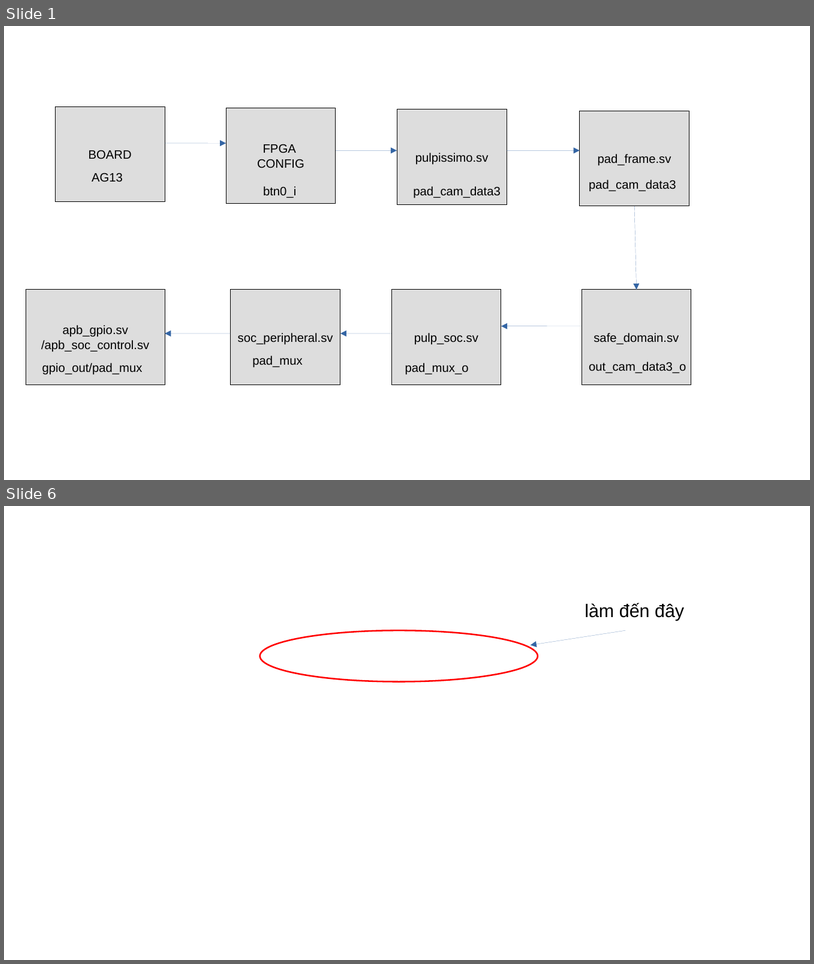
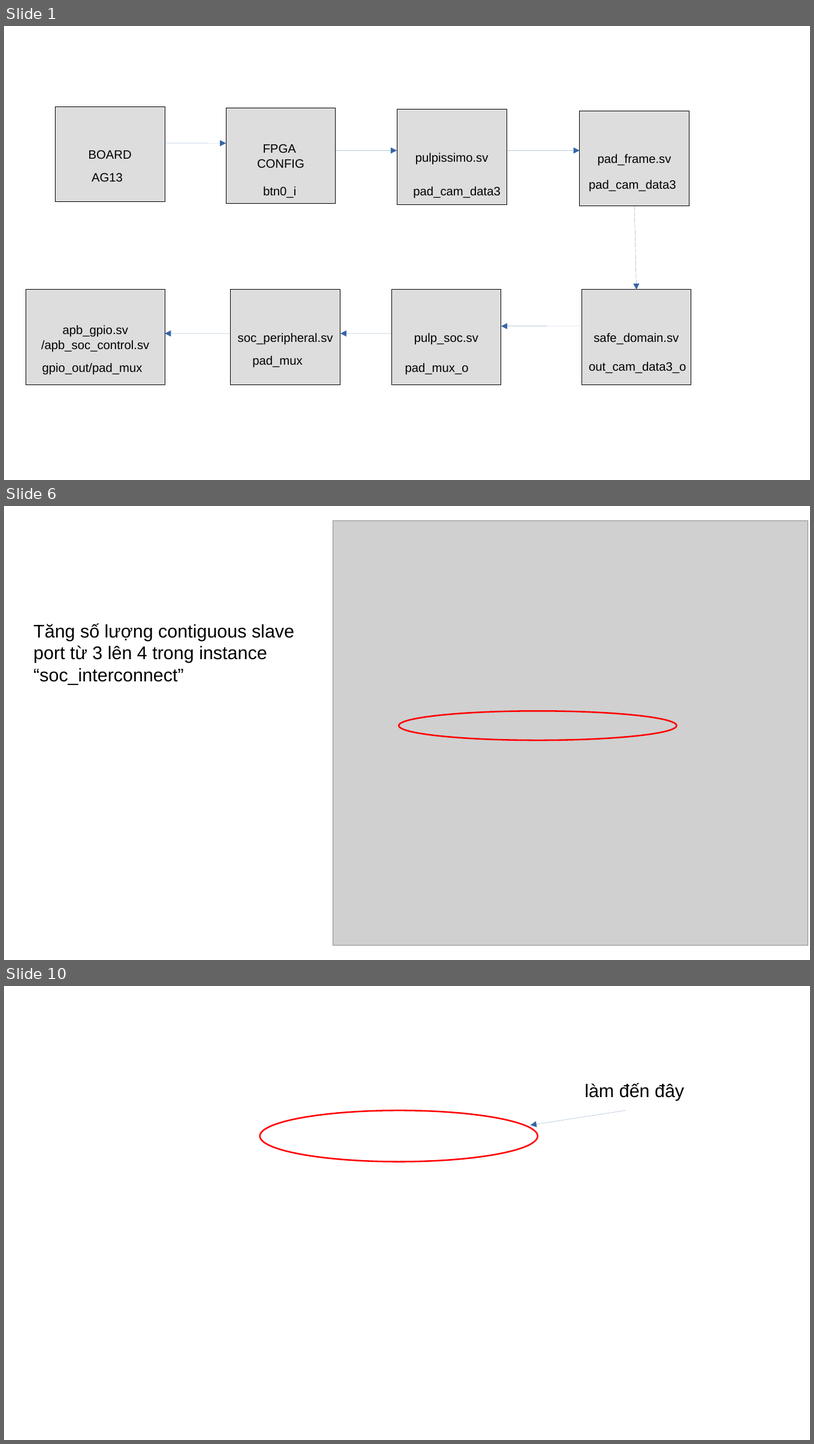
Before and after one commit to nguyendaithien/PULPISSIMO_DOCUMENT, a slide deck: PULP_GAN_CHAN.odp. Shown one above the other, each under a label of ours: slides 1 and 6 before the commit, slides 1, 6 and 10 after it; the slides between them are not shown. The pictures are 814x964 and 814x1444 pixels, drawn with LibreOffice and Linux fonts; fonts in the diff are those of the drawing; grey boxes stand for pictures; background and template pictures are left out. Boxes give left, top, right and bottom in pixels: in the first picture for what was removed or moved away, otherwise in the second. Text is boxed around its words. In the diff, an @@ line names an element or a change of style, - is before the commit and + after.

```diff
--- a/PULP_GAN_CHAN.odp
+++ b/PULP_GAN_CHAN.odp
@@ slide 6 added at <box>4,506,810,960</box>, background #FFFFFF @@
@@ picture added at <box>333,520,809,945</box> @@
@@ text added at <box>33,623,294,685</box>, 18 pt, text #000000 @@
+Tăng số lượng contiguous slave
+port từ 3 lên 4 trong instance
+“soc_interconnect”
@@ ellipse added at <box>399,711,677,740</box>, outline #FF0000 1.5 pt @@
@@ what was slide 6 is now slide 10 @@
```
Also in this commit, not shown: 4 slides changed, 3 other slides added.
